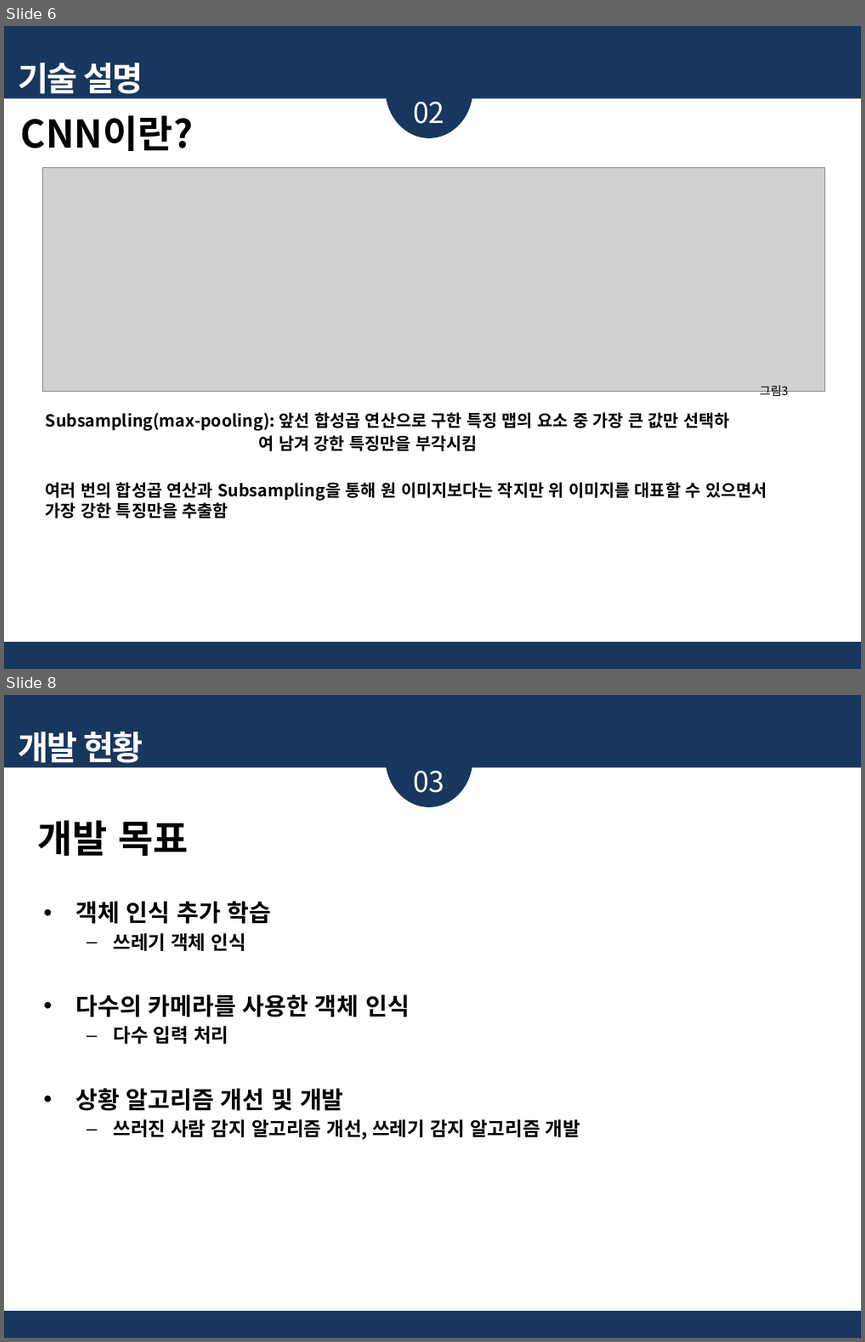
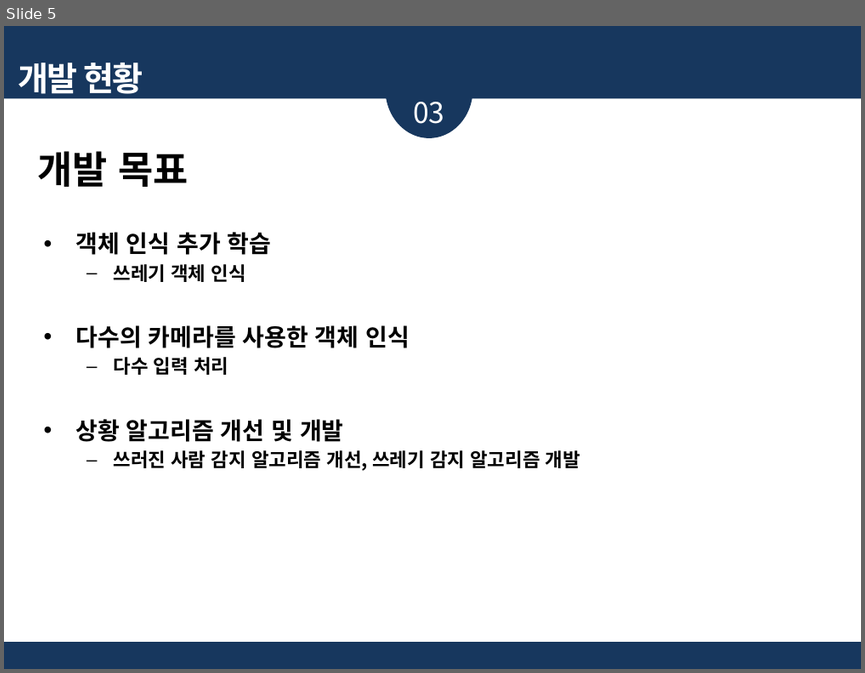
Before and after one commit to jinujeon/ICE_CAP, a slide deck: Docs/201402750 임광효/기술발표_프린트용_201402750_임광효.pptx. Shown one above the other, each under a label of ours: slides 6 and 8 before the commit, slide 5 after it; the slides between them are not shown. The pictures are 865x1342 and 865x673 pixels, drawn with LibreOffice and Linux fonts; fonts in the diff are those of the drawing; grey boxes stand for pictures. Boxes give left, top, right and bottom in pixels: in the first picture for what was removed or moved away, otherwise in the second. Text is boxed around its words. In the diff, an @@ line names an element or a change of style, - is before the commit and + after.

```diff
--- a/Docs/201402750 임광효/기술발표_프린트용_201402750_임광효.pptx
+++ b/Docs/201402750 임광효/기술발표_프린트용_201402750_임광효.pptx
@@ slide 6 removed at box(4, 26, 861, 669), background #17375E @@
@@ ellipse removed at box(386, 40, 472, 138) @@
@@ text removed at box(18, 63, 143, 100) @@
-기술 설명
@@ rectangle removed at box(4, 99, 861, 642) @@
@@ text removed at box(413, 102, 444, 124) @@
-02
@@ text removed at box(21, 115, 193, 151) @@
-CNN이란?
@@ picture removed at box(42, 167, 825, 390) @@
@@ text removed at box(760, 385, 788, 398) @@
-그림3
@@ text removed at box(46, 412, 766, 518) @@
-Subsampling(max-pooling): 앞선 합성곱 연산으로 구한 특징 맵의 요소 중 가장 큰 값만 선택하
-여 남겨 강한 특징만을 부각시킴
-여러 번의 합성곱 연산과 Subsampling을 통해 원 이미지보다는 작지만 위 이미지를 대표할 수 있으면서 가장 강한 특징만을 추출함
@@ what was slide 8 is now slide 5 @@
```
Also in this commit, not shown: 3 slides changed, 2 other slides removed.
